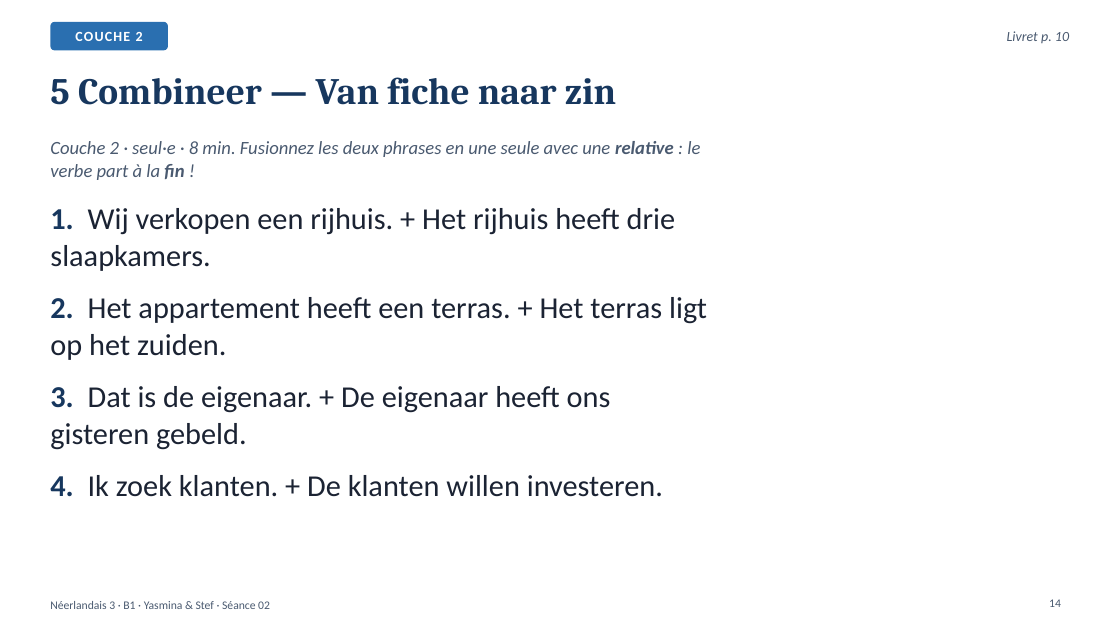
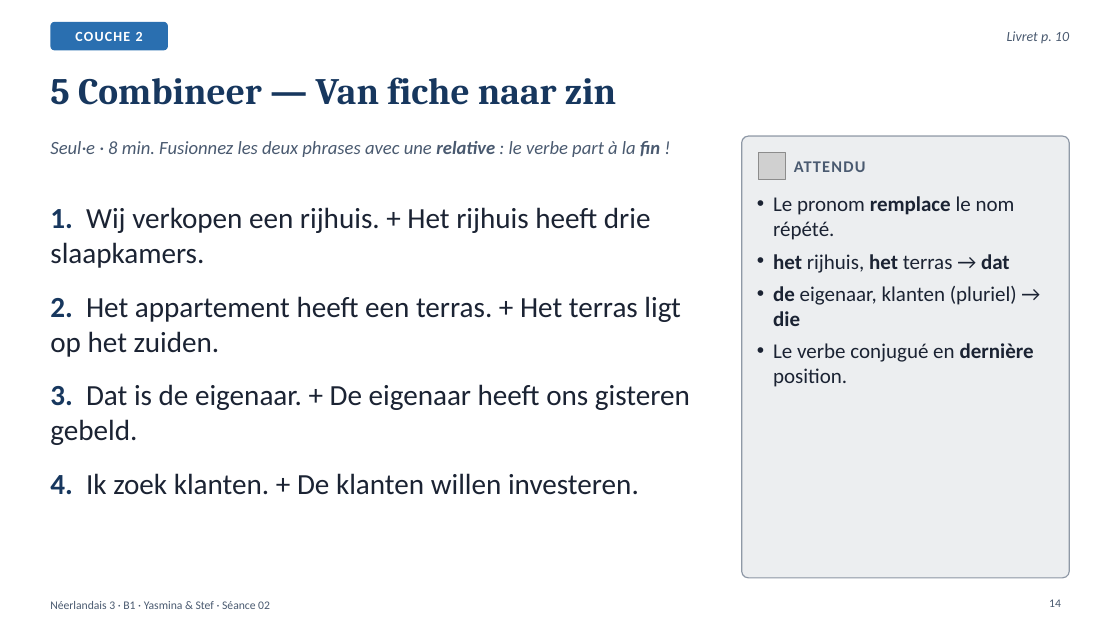
Before and after one commit to ajouniaux/talenleren, a slide deck: slide 14 of neerlandais3/powerpoints/Seance_02_De_woning_beschrijven.pptx. Drawn at 1120x630 pixels with LibreOffice and Linux fonts; fonts in the diff are those of the drawing; grey boxes stand for pictures. Boxes give left, top, right and bottom in pixels: in the first picture for what was removed or moved away, otherwise in the second. Text is boxed around its words. In the diff, an @@ line names an element or a change of style, - is before the commit and + after.

```diff
--- a/neerlandais3/powerpoints/Seance_02_De_woning_beschrijven.pptx
+++ b/neerlandais3/powerpoints/Seance_02_De_woning_beschrijven.pptx
@@ text at [50, 141, 660, 157]: text changed @@
-Couche 2 · seul·e · 8 min. Fusionnez les deux phrases en une seule avec une relative : le verbe part à la fin !
+Seul·e · 8 min. Fusionnez les deux phrases avec une relative : le verbe part à la fin !
@@ rounded rectangle added at [742, 136, 1070, 578], fill #4A5A70 at 10% opacity, outline #4A5A70 1 pt @@
@@ picture added at [759, 153, 786, 180] @@
@@ text added at [794, 161, 866, 172], 14 pt, text #4A5A70, bold @@
+ATTENDU
@@ text "1. Wij verkopen een rijhuis. ..." at [50, 207, 690, 495]: size 26 to 25 pt; more space between paragraphs @@
@@ text added at [773, 196, 1034, 387], 18 pt, text #1B2333 @@
+• Le pronom remplace le nom répété.
+• het rijhuis, het terras → dat
+• de eigenaar, klanten (pluriel) → die
+• Le verbe conjugué en dernière position.
```
Also in this commit, not shown: 18 other slides changed, 4 slides added, 5 slides removed, 15 other files.
